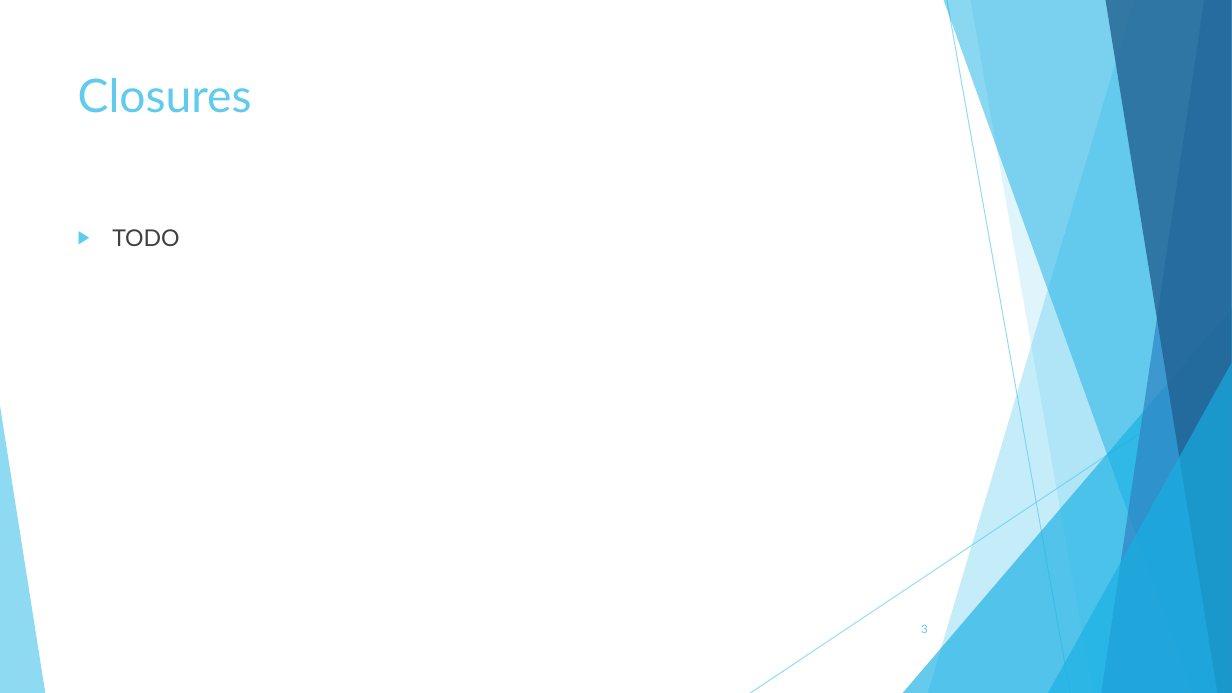
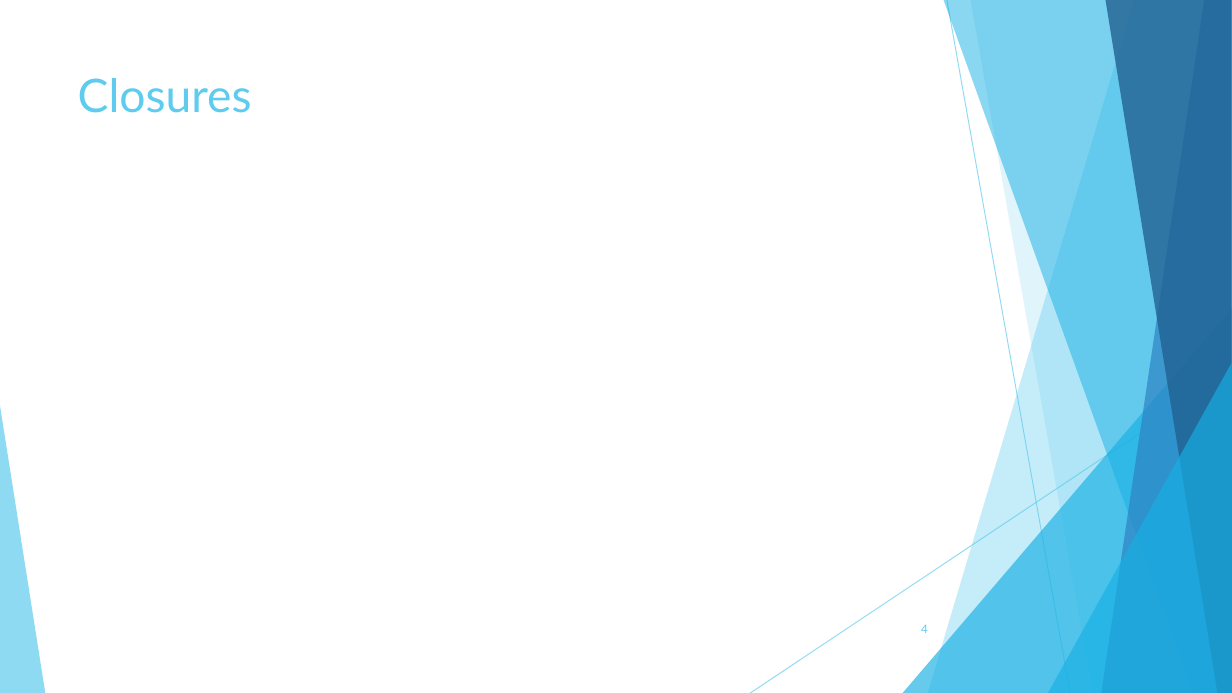
Before and after one commit to SaschaSaegesser/pcp-lua, a slide deck: slide 4 of Lua.pptx (slide 3 before the commit). Drawn at 1232x693 pixels with LibreOffice and Linux fonts; fonts in the diff are those of the drawing. Boxes give left, top, right and bottom in pixels: in the first picture for what was removed or moved away, otherwise in the second. Text is boxed around its words. In the diff, an @@ line names an element or a change of style, - is before the commit and + after.

```diff
--- a/Lua.pptx
+++ b/Lua.pptx
@@ text removed at (x1=112, y1=229, x2=179, y2=246) @@
-▶ TODO
@@ page number at (x1=921, y1=624, x2=928, y2=633): text changed @@
-3
+4
```
Also in this commit, not shown: 1 other slide changed, 1 slide added.
